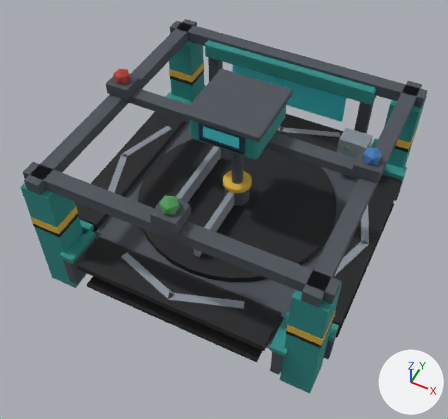
The glTF model export/unity/trieur.glb: old version first, new version second.
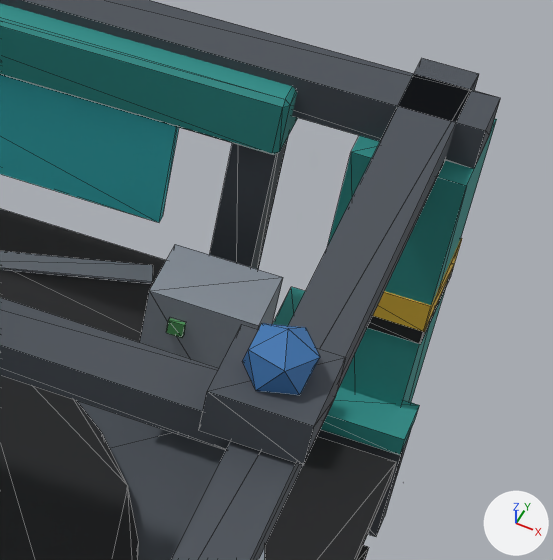
There are two pictures of each version: one whole from a camera (50 mm lens) standing at (0.63, -1.361, 1.793) and looking at (0.001, -0.104, 0.222), one close up on the part from 67% to 98% of the width and 16% to 49% of the height. Every picture has the same lights, and +X, +Y and +Z are marked at lower right. The older version's two pictures come first. The close-ups show mesh edges as thin lines. Vertices at exactly the same position are counted once.

Before the edit, the objects in view are built like this:
```python
me_pieces_acier_059 = bpy.data.meshes.new('pieces_acier.059')
me_pieces_acier_059.from_pydata(...)  # a box spanning x -0.4..0.4, y -0.4..0.4, z 0.0..0.03; a box spanning x 0.26..0.36, y 0.275..0.345, z 0.21..0.34
me_pieces_acier_059.materials.append(mat_acier)  # grey #8a929c
me_pieces_acier_sombre_027 = bpy.data.meshes.new('pieces_acier_sombre.027')
me_pieces_acier_sombre_027.from_pydata(...)  # 204 vertices, 324 faces; spans x -0.5..0.5, y -0.5..0.5, z 0.03..0.61
me_pieces_acier_sombre_027.materials.append(mat_acier_sombre)  # dark grey #4a5058
me_pieces_noir_035 = bpy.data.meshes.new('pieces_noir.035')
me_pieces_noir_035.from_pydata(...)  # 148 vertices, 224 faces; spans x -0.5..0.5, y -0.5..0.5, z 0.075..0.584
me_pieces_noir_035.materials.append(mat_noir)  # black #18191c
ob_pieces_acier_054 = bpy.data.objects.new('pieces_acier.054', me_pieces_acier_059)
ob_pieces_acier_054.location = (0.0, 0.0, 0.0)
ob_pieces_acier_sombre_022 = bpy.data.objects.new('pieces_acier_sombre.022', me_pieces_acier_sombre_027)
ob_pieces_acier_sombre_022.location = (0.0, 0.0, 0.0)
ob_pieces_noir_030 = bpy.data.objects.new('pieces_noir.030', me_pieces_noir_035)
ob_pieces_noir_030.location = (0.0, 0.0, 0.0)
# also in view: 'plateau_fond.006' at (0.0, 0.0, 0.166); 'pieces_jaune.024' at (0.0, 0.0, 0.31); 'pieces_bleu.002' at (0.426, 0.0, 0.56); 'bande_acier.048' at (0.0, 0.0, 0.186); 'scanner_cyan.002' at (0.0, 0.425, 0.361)
```
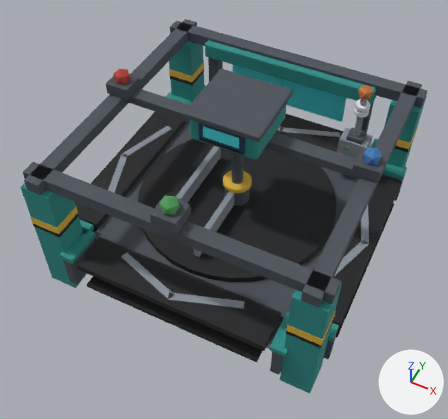
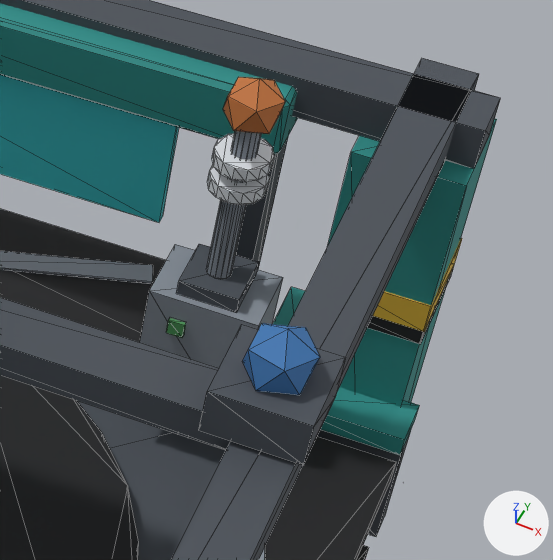
Boxes [x1, y1, x2, y2] around the edits, measured in the close-ups (553 x 560 px):
```json
{"object": "pieces_acier.054", "change": "reshaped", "before": [140, 244, 283, 368], "after": [140, 131, 283, 368]}
{"object": "pieces_blanc.002", "change": "added", "after": [207, 133, 274, 205]}
{"object": "pieces_cuivre.002", "change": "added", "after": [223, 77, 285, 134], "on screen": "orange"}
{"part": 1, "of": "me_pieces_acier_059", "change": "added", "after": [207, 131, 262, 280]}
{"part": 2, "of": "me_pieces_acier_sombre_027", "change": "added", "after": [176, 244, 259, 312]}
```

The change, as JSON lines over the scene's bpy script:
```json
{"op": "add", "block": "mat_cuivre", "code": ["mat_cuivre = principled_material('cuivre')", "mat_cuivre.base_color = (0.552, 0.175, 0.0437)  # orange #c4743b", "mat_cuivre.roughness = 0.75"]}
{"op": "add", "block": "mat_blanc", "code": ["mat_blanc = principled_material('blanc')", "mat_blanc.base_color = (0.738, 0.768, 0.807)  # white #dfe3e8", "mat_blanc.roughness = 0.75"]}
{"block": "me_pieces_acier_059", "where": "# used by ob_pieces_acier_054; location = (0.0, 0.0, 0.0)"}
{"op": "remove", "block": "me_pieces_acier_059", "code": "me_pieces_acier_059.from_pydata(...)  # 16 vertices, 24 faces; spans x -0.4..0.4, y -0.4..0.4, z 0.0..0.34"}
{"op": "add", "block": "me_pieces_acier_059", "code": "me_pieces_acier_059.from_pydata(...)  # 44 vertices, 76 faces; spans x -0.4..0.4, y -0.4..0.4, z 0.0..0.515"}
{"block": "me_pieces_acier_059", "change": "me_pieces_acier_059 part 1: a new loose piece, a 14-sided cylinder along z spanning x 0.299..0.321, y 0.299..0.321, z 0.355..0.515, in mat_acier (grey #8a929c)"}
{"block": "me_pieces_acier_sombre_027", "where": "# used by ob_pieces_acier_sombre_022; location = (0.0, 0.0, 0.0)"}
{"op": "remove", "block": "me_pieces_acier_sombre_027", "code": "me_pieces_acier_sombre_027.from_pydata(...)  # 204 vertices, 324 faces; spans x -0.5..0.5, y -0.5..0.5, z 0.03..0.61"}
{"op": "add", "block": "me_pieces_acier_sombre_027", "code": "me_pieces_acier_sombre_027.from_pydata(...)  # 212 vertices, 336 faces; spans x -0.5..0.5, y -0.5..0.5, z 0.03..0.61"}
{"block": "me_pieces_acier_sombre_027", "change": "me_pieces_acier_sombre_027 part 2: a new loose piece, a box spanning x 0.282..0.338, y 0.282..0.338, z 0.34..0.355, in mat_acier_sombre (dark grey #4a5058)"}
{"op": "add", "block": "me_pieces_cuivre_003", "code": ["me_pieces_cuivre_003 = bpy.data.meshes.new('pieces_cuivre.003')", "me_pieces_cuivre_003.from_pydata(...)  # an icosphere of 20 faces spanning x 0.2854..0.3346, y 0.2866..0.3334, z 0.5075..0.5625", "me_pieces_cuivre_003.materials.append(mat_cuivre)  # orange #c4743b"]}
{"op": "add", "block": "me_pieces_blanc_003", "code": ["me_pieces_blanc_003 = bpy.data.meshes.new('pieces_blanc.003')", "me_pieces_blanc_003.from_pydata(...)  # a 14-sided cylinder along z spanning x 0.2856..0.3344, y 0.285..0.335, z 0.45..0.4625; a 14-sided cylinder along z spanning x 0.2856..0.3344, y 0.285..0.335, z 0.475..0.4875", "me_pieces_blanc_003.materials.append(mat_blanc)  # white #dfe3e8"]}
{"op": "add", "block": "ob_pieces_cuivre_002", "code": ["ob_pieces_cuivre_002 = bpy.data.objects.new('pieces_cuivre.002', me_pieces_cuivre_003)", "ob_pieces_cuivre_002.location = (0.0, 0.0, 0.0)"]}
{"op": "add", "block": "ob_pieces_blanc_002", "code": ["ob_pieces_blanc_002 = bpy.data.objects.new('pieces_blanc.002', me_pieces_blanc_003)", "ob_pieces_blanc_002.location = (0.0, 0.0, 0.0)"]}
```
